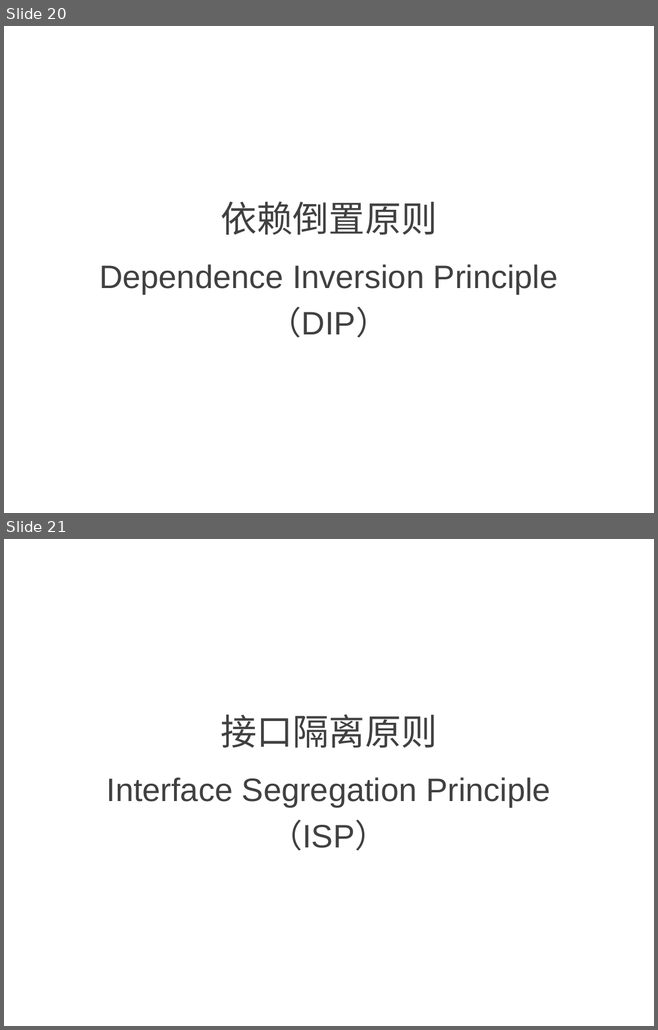
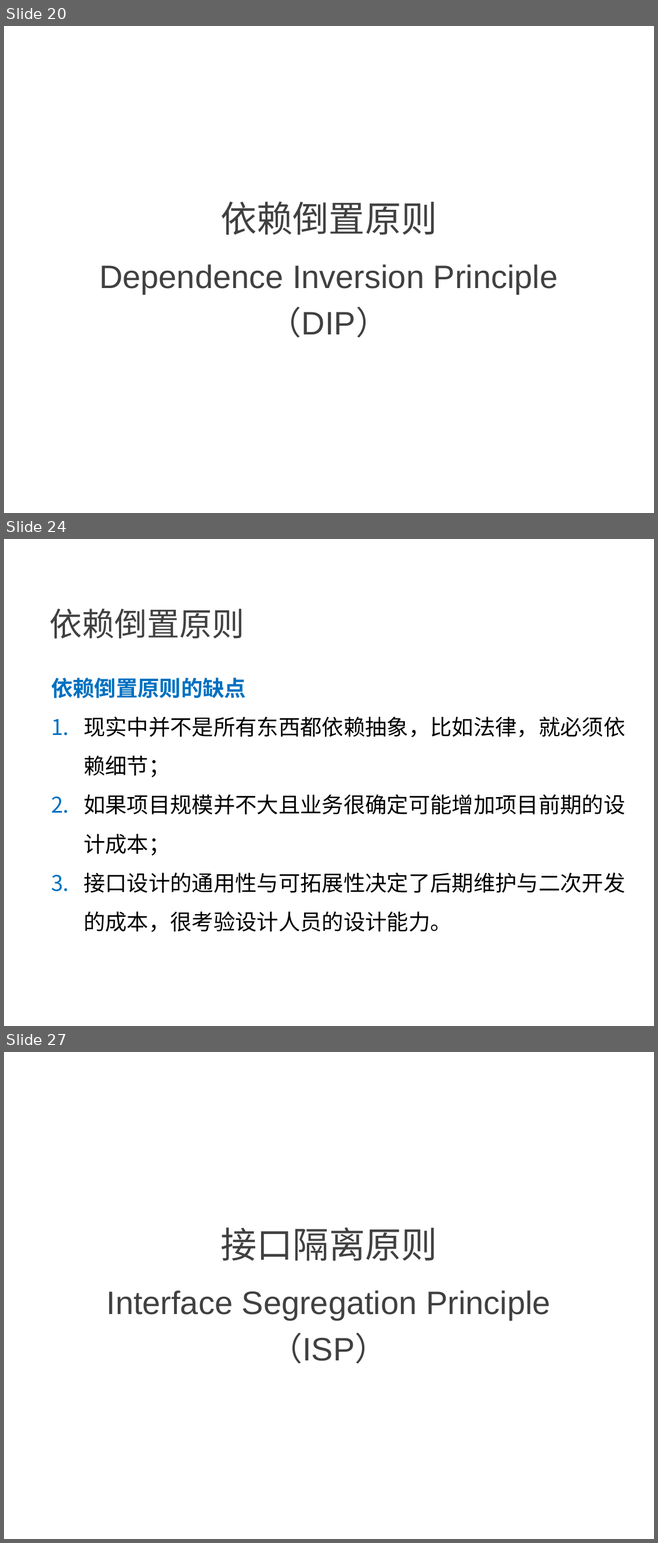
Before and after one commit to NewGr8Player/My-PPT, a slide deck: Design pattern/23种设计模式详解.pptx. Shown one above the other, each under a label of ours: slides 20 and 21 before the commit, slides 20, 24 and 27 after it; the slides between them are not shown. The pictures are 658x1030 and 658x1543 pixels, drawn with LibreOffice and Linux fonts; fonts in the diff are those of the drawing. Boxes give left, top, right and bottom in pixels: in the first picture for what was removed or moved away, otherwise in the second. Text is boxed around its words. In the diff, an @@ line names an element or a change of style, - is before the commit and + after.

Commit message:
增加依赖倒置原则

```diff
--- a/Design pattern/23种设计模式详解.pptx
+++ b/Design pattern/23种设计模式详解.pptx
@@ slide 24 added at (x1=4, y1=539, x2=654, y2=1026), background #FFFFFF @@
@@ text added at (x1=49, y1=609, x2=244, y2=639), 36 pt, text #404040 @@
+依赖倒置原则
@@ text added at (x1=51, y1=678, x2=625, y2=932), 24 pt, text #000000 @@
+依赖倒置原则的缺点
+1. 现实中并不是所有东西都依赖抽象，比如法律，就必须依赖细节；
+2. 如果项目规模并不大且业务很确定可能增加项目前期的设计成本；
+3. 接口设计的通用性与可拓展性决定了后期维护与二次开发的成本，很考验设计人员的设计能力。
@@ what was slide 21 is now slide 27 @@
```
Also in this commit, not shown: 2 slides changed, 5 other slides added, 4 other files.
